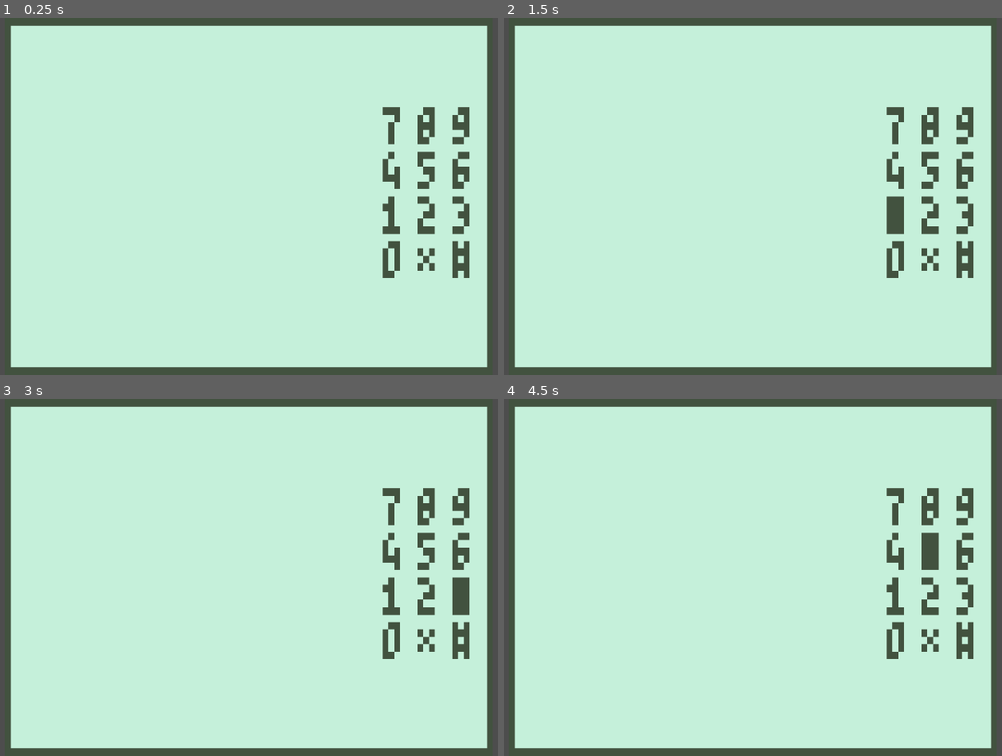
Above: before the commit, frames 1-4 (two rows, left to right).
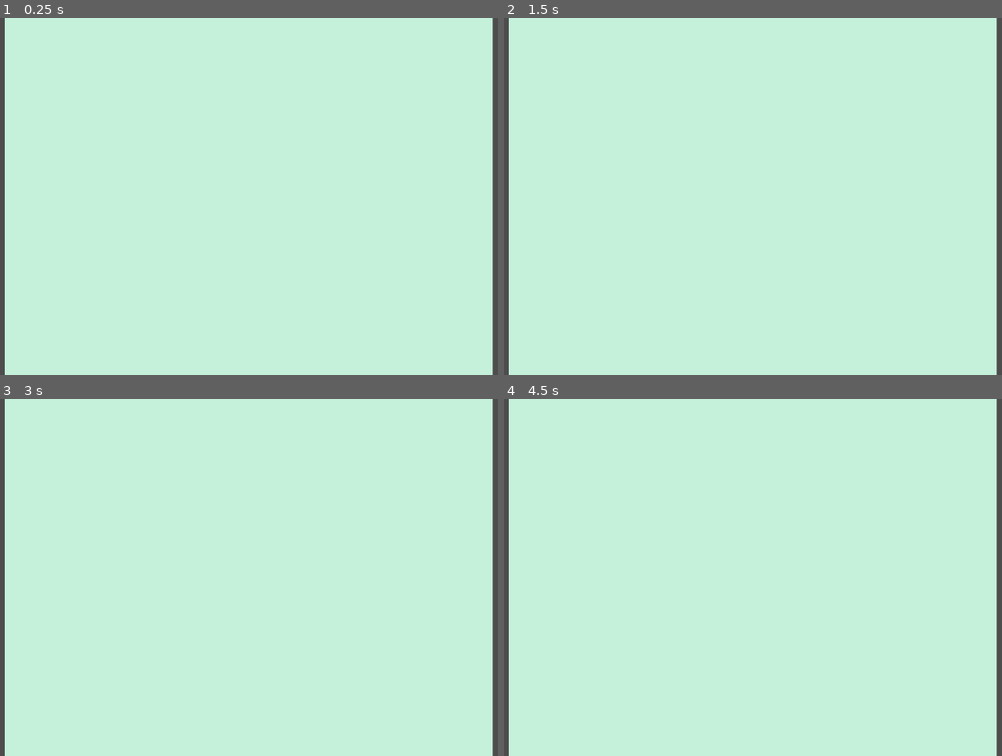
Above: after the commit, the same moments.

Repository: ErikHo61/NokiaJam2024
Game: Godot game, scene res://main.tscn
The game is run twice, just before and just after one commit, with the same random seed, the same clock (stepped at 60 frames per second) and the same inputs.
Inputs:
- Up to frame 1 (0.25 s): no input
- Up to frame 2 (1.5 s): tap Enter at 0.5 s; tap Keypad 0 (kp 0) at 0.6 s; tap Space at 1.25 s; tap Keypad 1 (kp 1) at 1.35 s
- Up to frame 3 (3 s): tap Enter at 2 s; tap Keypad 2 (kp 2) at 2.1 s; tap Space at 2.75 s; tap Keypad 3 (kp 3) at 2.85 s
- Up to frame 4 (4.5 s): tap Enter at 3.5 s; tap Keypad 4 (kp 4) at 3.6 s; tap Space at 4.25 s; tap Keypad 5 (kp 5) at 4.35 s

The runs differ from the first frame. In frame 1, 9.6% of the frame differs, in the area x 0-100%, y 0-100%; in frame 2, 9.7%; in frame 3, 9.7%; in frame 4, 9.7%.

Commit message:
resources

Diff:
--- /dev/null
+++ b/assets/GDResources/IceCream.tres
@@ -0,0 +1,10 @@
+[gd_resource type="Resource" script_class="MinigameAttributes" load_steps=2 format=3 uid="uid://cxpr13nuuq1hq"]
+
+[ext_resource type="Script" path="res://assets/GDResources/MinigameAttributes.gd" id="1_3yksg"]
+
+[resource]
+script = ExtResource("1_3yksg")
+title = "IceCream"
+type = 0
+orders = Array[Resource("res://assets/GDResources/OrderAttributes.gd")]([])
+ingredients = [null]
--- /dev/null
+++ b/assets/GDResources/MinigameAttributes.gd
@@ -0,0 +1,9 @@
+extends Resource
+class_name MinigameAttributes
+
+enum MinigameType {FOOD, MAINTENANCE}
+
+@export var title: String = ""
+@export var type: MinigameType = MinigameType.FOOD
+@export var orders: Array[OrderAttributes] = []
+@export var ingredients: Array = []
--- /dev/null
+++ b/assets/GDResources/MinigameIngredients.gd
@@ -0,0 +1,3 @@
+extends Node
+
+enum IceCreamScoop {Cone, Cup, Vanilla, Chocolate}
--- /dev/null
+++ b/assets/GDResources/OrderAttributes.gd
@@ -0,0 +1,8 @@
+extends Resource
+
+class_name OrderAttributes
+
+var MinigameIngredients
+
+@export var orderName: String
+@export var ingredientList: Array = []
--- a/main.tscn
+++ b/main.tscn
@@ -1,7 +1,6 @@
-[gd_scene load_steps=6 format=3 uid="uid://pstqes7jcym2"]
+[gd_scene load_steps=5 format=3 uid="uid://pstqes7jcym2"]
 
 [ext_resource type="Script" path="res://main.gd" id="1_nrtmp"]
-[ext_resource type="PackedScene" uid="uid://d4kbrxojetco1" path="res://scene/Game.tscn" id="2_w6bj6"]
 [ext_resource type="Shader" path="res://assets/shaders/nokia-3310.gdshader" id="3_dhqyx"]
 
 [sub_resource type="ViewportTexture" id="ViewportTexture_l502v"]
@@ -27,8 +26,6 @@
 snap_2d_vertices_to_pixel = true
 size = Vector2i(84, 48)
 
-[node name="Game" parent="Screen" instance=ExtResource("2_w6bj6")]
-
 [node name="AspectRatioContainer" type="AspectRatioContainer" parent="."]
 unique_name_in_owner = true
 anchors_preset = 15
--- a/project.godot
+++ b/project.godot
@@ -15,6 +15,10 @@
 config/features=PackedStringArray("4.2", "Forward Plus")
 run/max_fps=15
 config/icon="res://icon.svg"
+
+[autoload]
+
+MinigameIngredients="*res://assets/GDResources/MinigameIngredients.gd"
 
 [dotnet]
 
